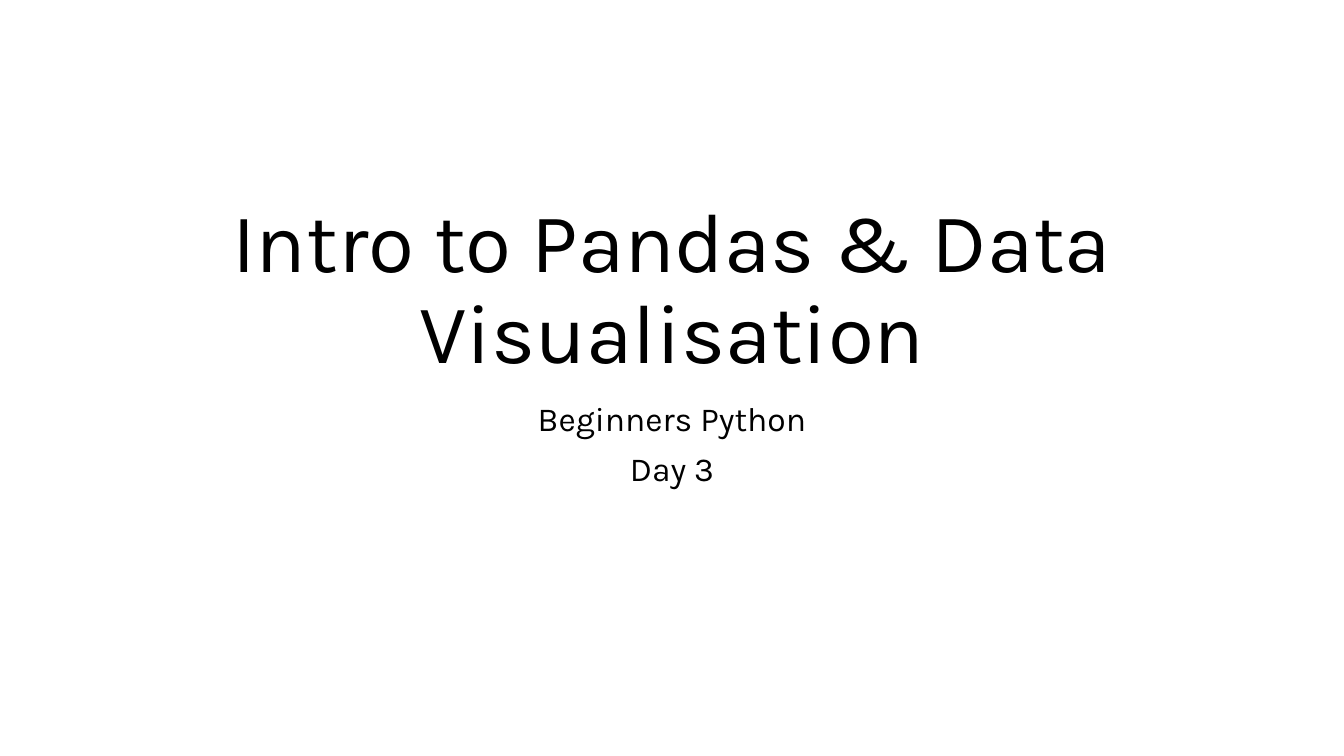
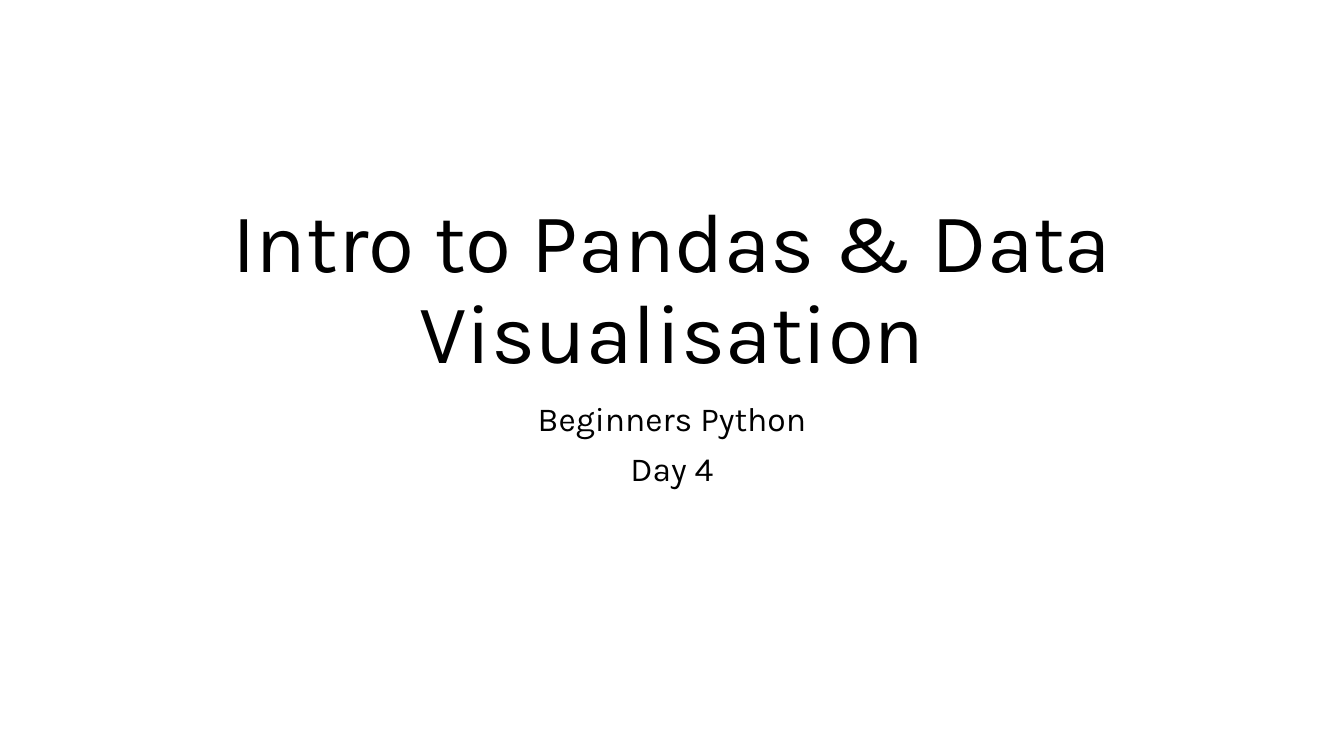
Before and after one commit to UBDS-3/Basic-python-2026, a slide deck: slide 1 of day4/Intro_to_Pandas_Matplotlib.pptx. Drawn at 1344x756 pixels with LibreOffice and Linux fonts; fonts in the diff are those of the drawing. Boxes give left, top, right and bottom in pixels: in the first picture for what was removed or moved away, otherwise in the second. Text is boxed around its words. In the diff, an @@ line names an element or a change of style, - is before the commit and + after.

Commit message:
Added additional example for pandas usage in GFF files

```diff
--- a/day4/Intro_to_Pandas_Matplotlib.pptx
+++ b/day4/Intro_to_Pandas_Matplotlib.pptx
@@ subtitle at (630,459,714,490): text changed @@
-Day 3
+Day 4
```
Also in this commit, not shown: 3 other files.
